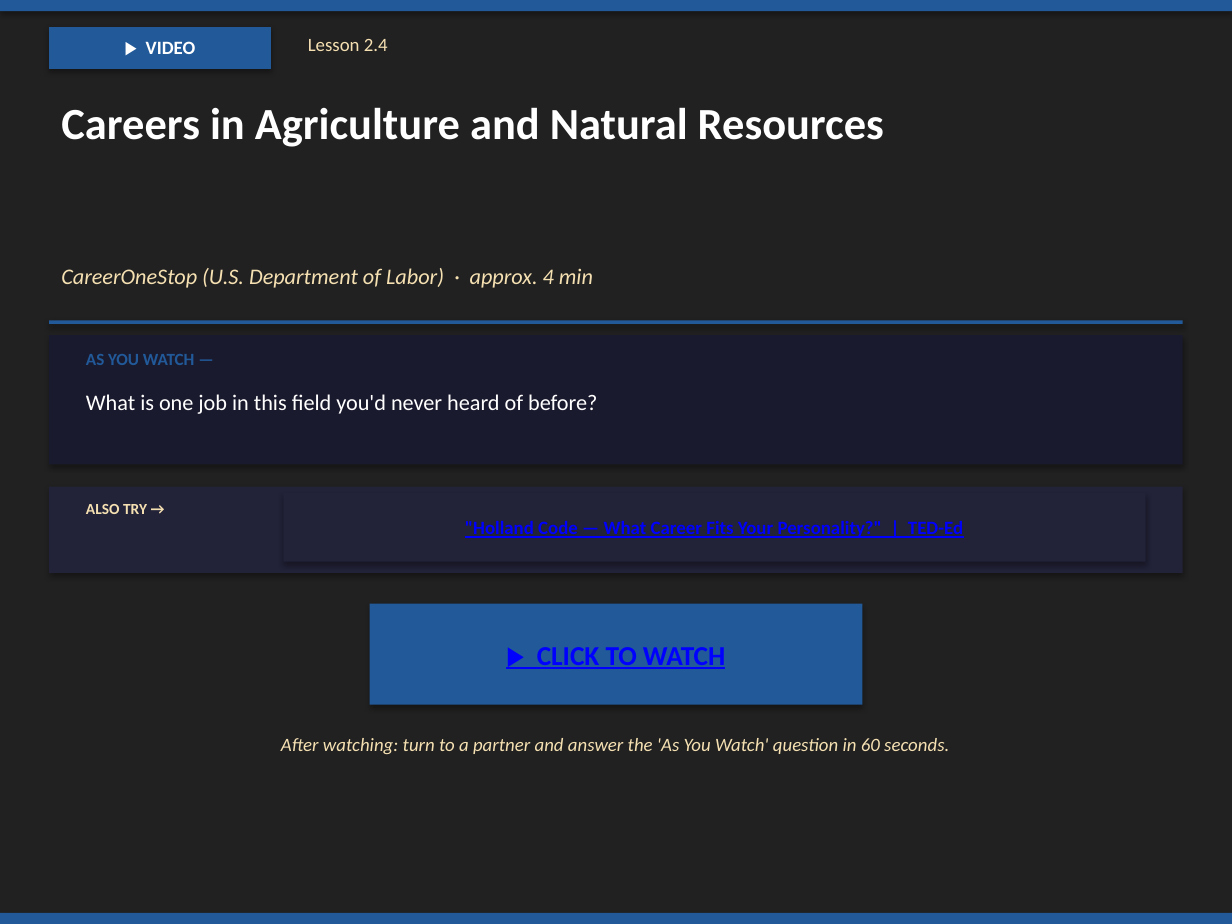
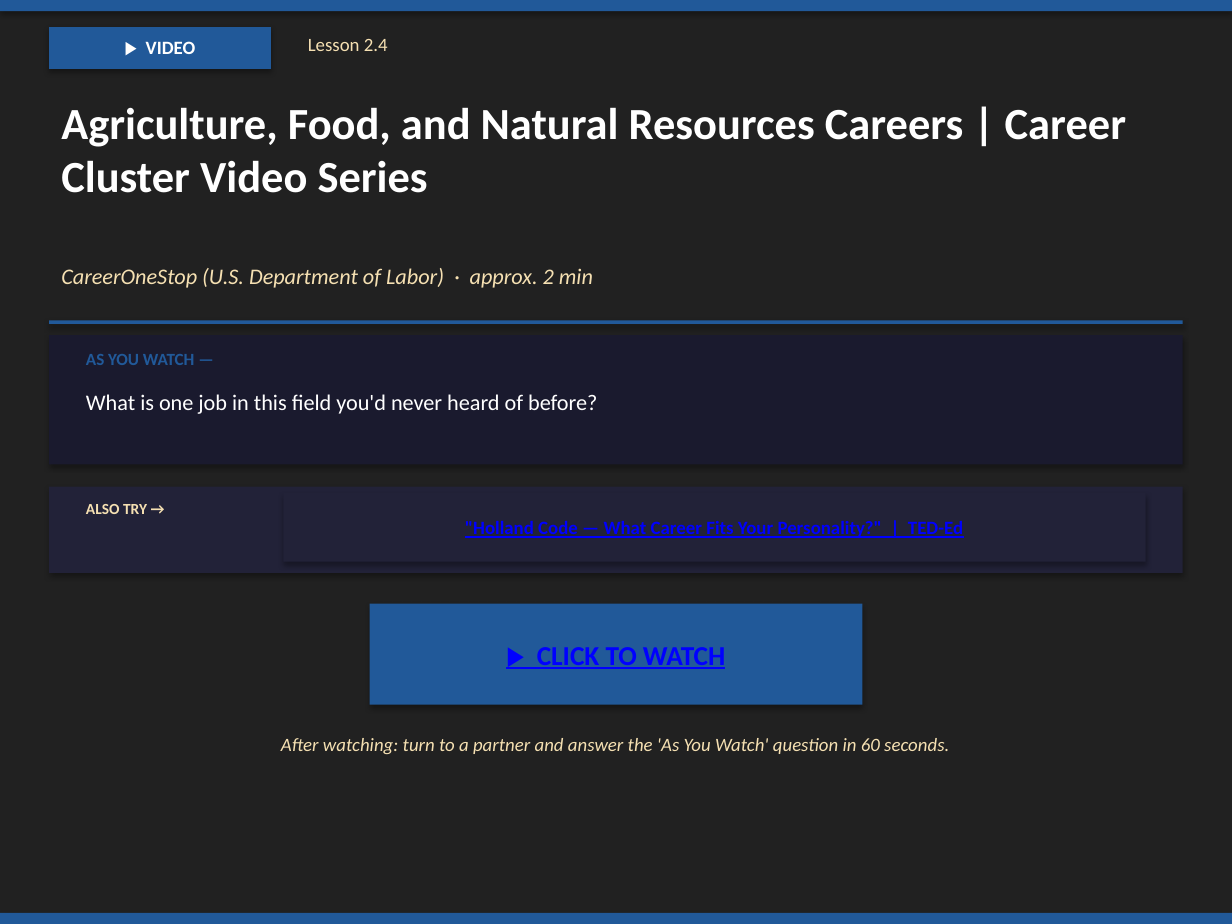
Before and after one commit to milesclawson/test-repo, a slide deck: slide 108 of downloads/warrior_prep_teacher_slides.pptx. Drawn at 1232x924 pixels with LibreOffice and Linux fonts; fonts in the diff are those of the drawing. Boxes give left, top, right and bottom in pixels: in the first picture for what was removed or moved away, otherwise in the second. Text is boxed around its words. In the diff, an @@ line names an element or a change of style, - is before the commit and + after.

```diff
--- a/downloads/warrior_prep_teacher_slides.pptx
+++ b/downloads/warrior_prep_teacher_slides.pptx
@@ text at bbox=[61, 107, 1126, 193]: text changed @@
-Careers in Agriculture and Natural Resources
+Agriculture, Food, and Natural Resources Careers | Career Cluster Video Series
@@ text at bbox=[61, 268, 593, 288]: text changed @@
-CareerOneStop (U.S. Department of Labor) · approx. 4 min
+CareerOneStop (U.S. Department of Labor) · approx. 2 min
```
Also in this commit, not shown: 10 other slides changed, 1 other file.
